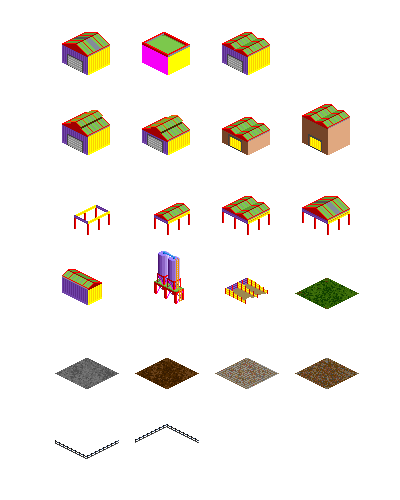
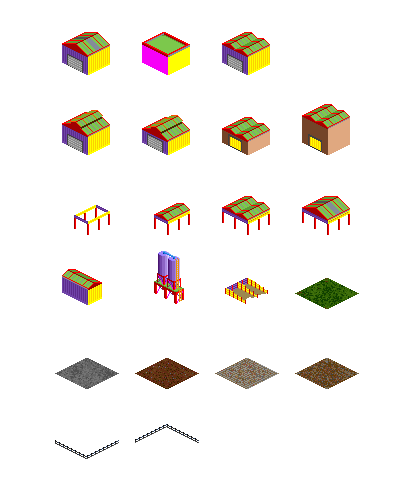
Comparing the layer stacks of the two w=400, h=500 images. Changes:
added layer "tile mud - improved" above "tile mud" over [135,358,197,389]
